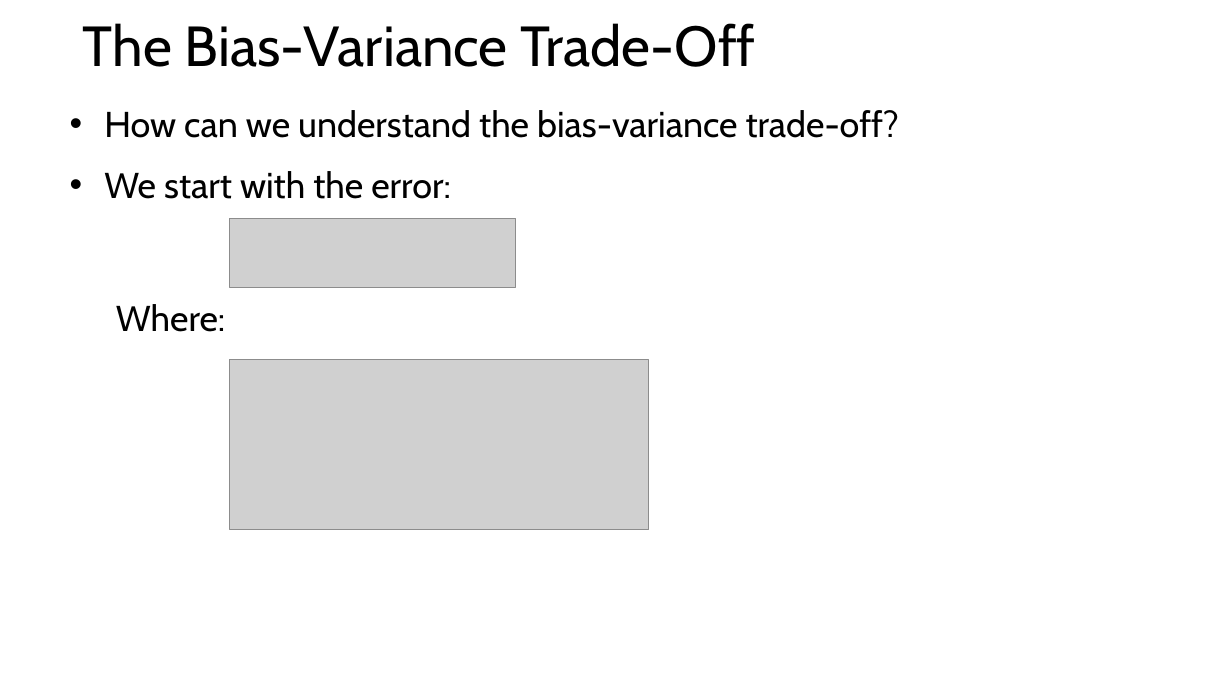
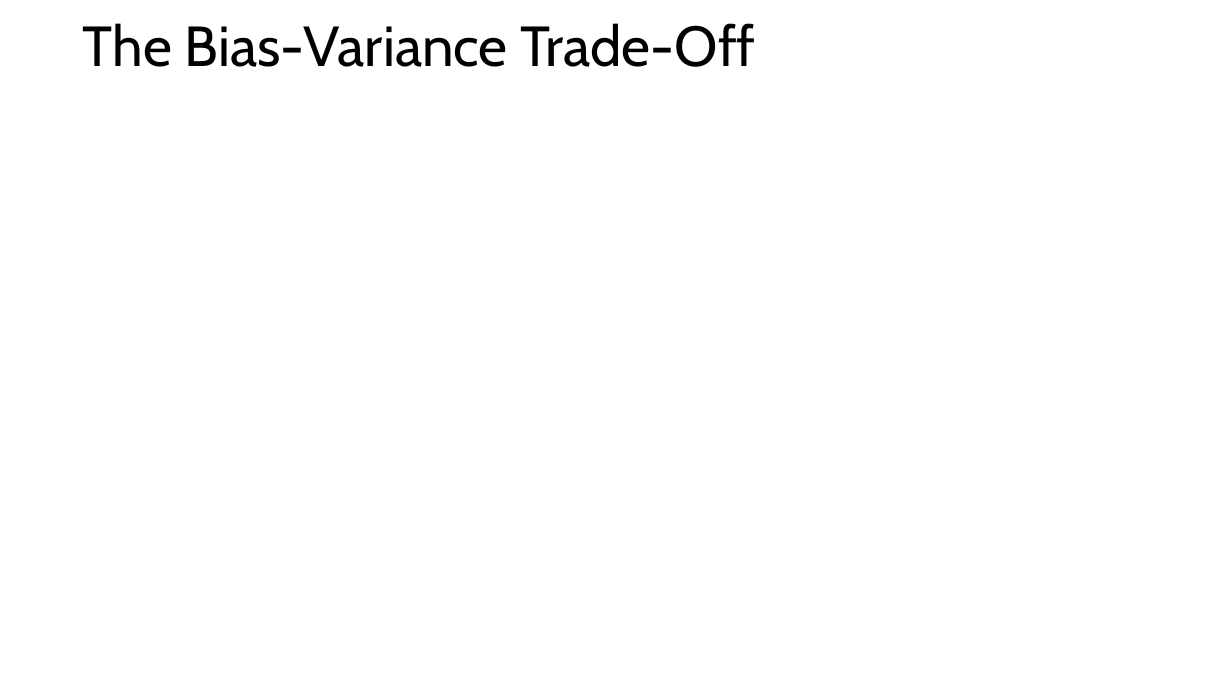
Before and after one commit to StephenElston/CSCI-E25, a slide deck: slide 39 of Slides/4_MachineLearningForCV.pptx (slide 38 before the commit). Drawn at 1232x693 pixels with LibreOffice and Linux fonts; fonts in the diff are those of the drawing; grey boxes stand for pictures. Boxes give left, top, right and bottom in pixels: in the first picture for what was removed or moved away, otherwise in the second. Text is boxed around its words. In the diff, an @@ line names an element or a change of style, - is before the commit and + after.

```diff
--- a/Slides/4_MachineLearningForCV.pptx
+++ b/Slides/4_MachineLearningForCV.pptx
@@ text removed at <box>104,110,899,199</box> @@
-• How can we understand the bias-variance trade-off?
-• We start with the error:
@@ picture removed at <box>230,218,516,287</box> @@
@@ text removed at <box>116,304,225,332</box> @@
-Where:
@@ picture removed at <box>230,360,649,530</box> @@
```
Also in this commit, not shown: 11 other slides changed, 2 slides added, 1 other file.
